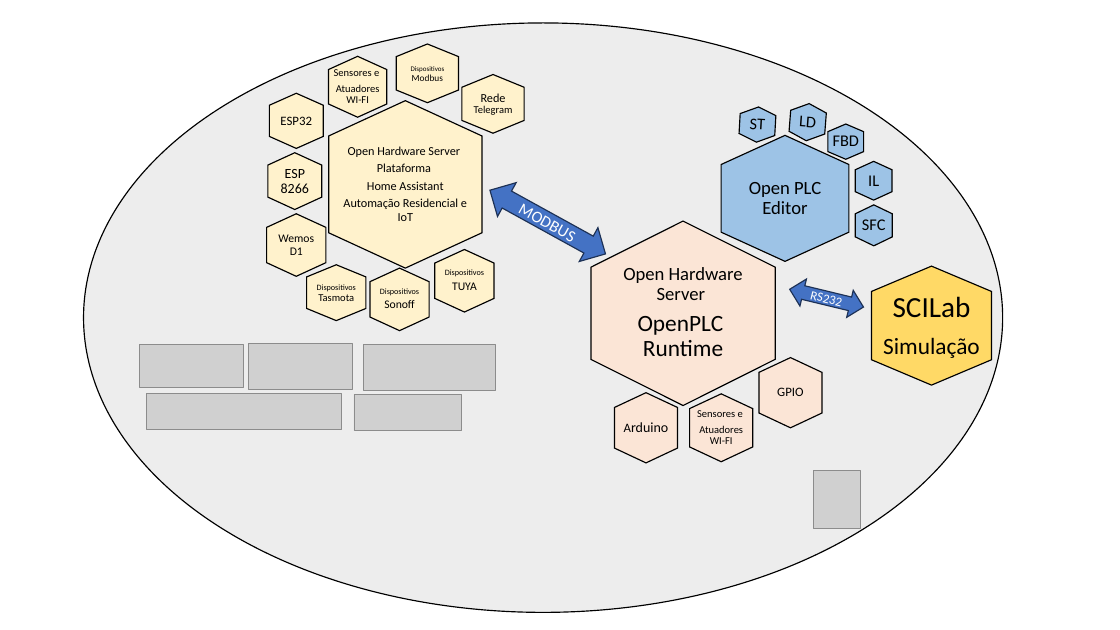
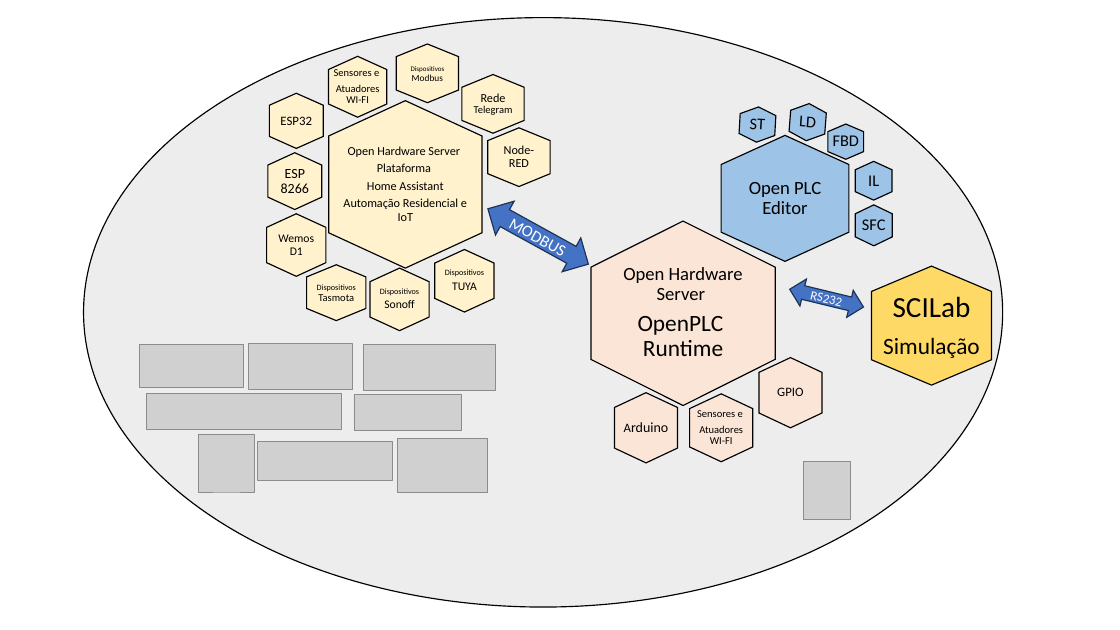
Before and after one commit to Epaminondaslage/Automacao-industrial-e-residencial-Ecossistema-didatico, a slide deck: slide 1 of img/Ecossistema Open Automação.pptx. Drawn at 1120x630 pixels with LibreOffice and Linux fonts; fonts in the diff are those of the drawing; grey boxes stand for pictures. Boxes give left, top, right and bottom in pixels: in the first picture for what was removed or moved away, otherwise in the second. Text is boxed around its words. In the diff, an @@ line names an element or a change of style, - is before the commit and + after.

```diff
--- a/img/Ecossistema Open Automação.pptx
+++ b/img/Ecossistema Open Automação.pptx
@@ ellipse: place and size @@
-ellipse at (83,23,1002,613)
+ellipse at (83,18,1002,607)
@@ freeform shape added at (488,128,550,187), fill #FFF2CC, outline #000000 1 pt, 10.5 pt, text #000000 @@
+Node-RED
@@ left right arrow "MODBUS": place and size @@
-left right arrow "MODBUS" at (481,173,615,271)
+left right arrow "MODBUS" at (478,192,598,282)
@@ picture added at (198,434,255,492) @@
@@ picture added at (258,441,392,480) @@
@@ picture added at (397,439,488,493) @@
@@ picture: place and size @@
-picture at (813,471,860,529)
+picture at (803,462,850,520)
```
Also in this commit, not shown: 1 other file.
